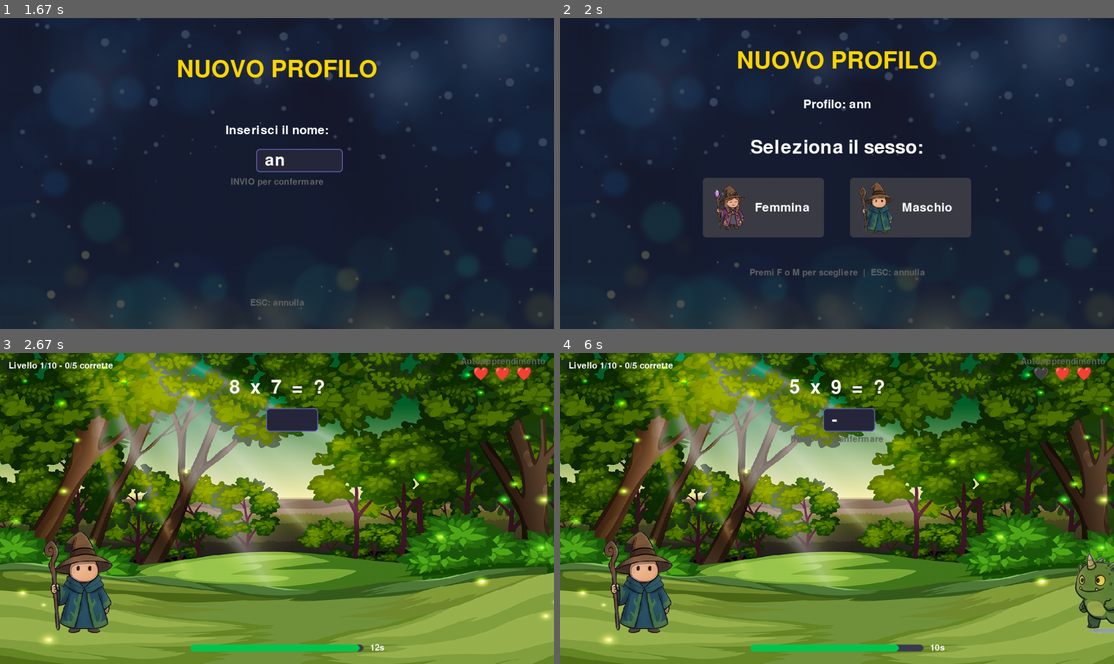
Above: before the commit, frames 1-4 (two rows, left to right).
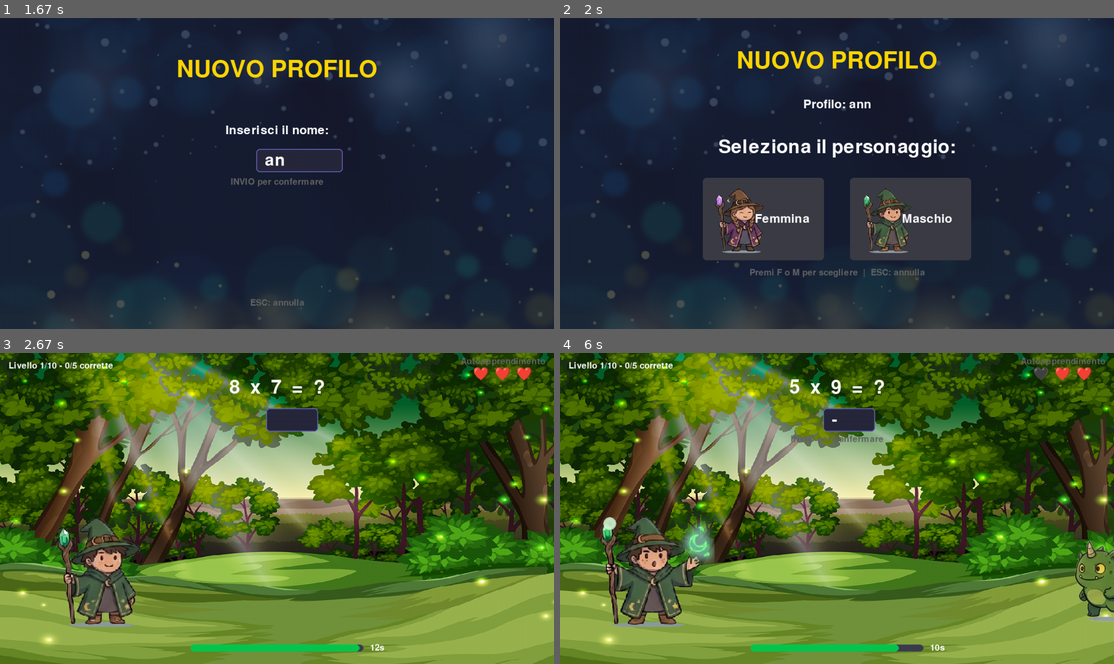
Above: after the commit, the same moments.

Repository: thefactor82/math-wizard
Game: pygame game, started from math-wizard.py
The game is run twice, just before and just after one commit, with the same random seed, the same clock (stepped at 60 frames per second) and the same inputs.
Inputs:
- Up to frame 1 (1.67 s): hold Right 0.33-0.8 s; tap Enter at 0.88 s; hold Up 1.22-1.52 s; type "an" at 1.55 s
- Up to frame 2 (2 s): type "n" at 1.75 s; tap Enter at 1.88 s
- Up to frame 3 (2.67 s): click "Maschio" at 2.1 s; tap Enter at 2.38 s
- Up to frame 4 (6 s): tap 1 at 2.72 s; tap Enter at 3.82, 4.28 s; type "a" at 4.15 s; tap - at 4.55 s; type "r" at 5.95 s

Frame 1 is identical in both runs. In frame 2, 6.7% of the frame differs, in the area x 25-75%, y 38-78%; in frame 3, 4.2%; in frame 4, 5.8%.

Commit message:
player spritesheet: idle/charge/hit/profiles; wand glow (violet/green per gender); bump v0.2.012

Diff:
--- a/math-wizard.py
+++ b/math-wizard.py
@@ -118,7 +118,8 @@
             pass
 
     def aggiorna_char_img(self):
-        self.char_img = self.char_imgs.get(self.config_genere, self.char_imgs["F"])
+        data = self.char_data.get(self.config_genere, self.char_data["F"])
+        self.char_img = data["idle"][0]
         self.char_h = self.char_img.get_height()
 
     def carica_risorse(self):
@@ -130,12 +131,19 @@
         self.bg_options = pygame.transform.scale(bg_opt, (SCREEN_WIDTH, SCREEN_HEIGHT))
 
         pw, ph = 900, 1330
-        self.char_imgs = {
-            "F": pygame.transform.scale(pygame.image.load("graphics/players/playerf.png").convert_alpha(), (160, int(160 / pw * ph))),
-            "M": pygame.transform.scale(pygame.image.load("graphics/players/playerm.png").convert_alpha(), (160, int(160 / pw * ph))),
-        }
-        self.char_img = self.char_imgs["F"]
+        target_w = 160
+        target_h = int(target_w / pw * ph)
+        self.char_data = {}
+        for key, path in [("F", "graphics/players/playerf.png"), ("M", "graphics/players/playerm.png")]:
+            idle_frames = self.carica_spritesheet(path, target_w, 2, row=1, rows=2, cols=4, frame_offset=0, flip_x=False)
+            profile_img = self.carica_spritesheet(path, target_w, 1, row=1, rows=2, cols=4, frame_offset=0, flip_x=False)[0]
+            hit_frame = self.carica_spritesheet(path, target_w, 1, row=1, rows=2, cols=4, frame_offset=3, flip_x=False)[0]
+            charge_frame = self.carica_spritesheet(path, target_w, 1, row=1, rows=2, cols=4, frame_offset=2, flip_x=False)[0]
+            self.char_data[key] = {"idle": idle_frames, "profile": profile_img, "hit": hit_frame, "charge": charge_frame}
+        self.char_img = self.char_data["F"]["idle"][0]
         self.char_h = self.char_img.get_height()
+        self.char_anim_timer = 0
+        self.char_anim_frame = 0
 
         self.monster_frames = self.carica_spritesheet("graphics/monsters/monster1.png", 200, 4, row=0, rows=2, cols=4)
         self.monster_hit_img = self.carica_spritesheet("graphics/monsters/monster1.png", 200, 1, row=1, rows=2, cols=4, frame_offset=3)[0]
@@ -149,9 +157,10 @@
         self.logo = pygame.transform.scale(pygame.image.load("graphics/misc/logo.png").convert_alpha(), (SCREEN_WIDTH, SCREEN_HEIGHT))
         self.gear_img = pygame.image.load("graphics/misc/gear.png").convert_alpha()
 
-    def carica_spritesheet(self, path, target_w, frame_count, row=0, rows=1, cols=None, frame_offset=0):
+    def carica_spritesheet(self, path, target_w, frame_count, row=0, rows=1, cols=None, frame_offset=0, flip_x=True):
         sheet = pygame.image.load(path).convert_alpha()
-        sheet = pygame.transform.flip(sheet, True, False)
+        if flip_x:
+            sheet = pygame.transform.flip(sheet, True, False)
         ncols = cols if cols is not None else frame_count
         fw = sheet.get_width() // ncols
         fh = sheet.get_height() // rows
@@ -179,7 +188,7 @@
         self.config_timeout = TEMPO_LIMITE_DEFAULT
         self.config_genere = "F"
 
-        self.version = "0.2.011"
+        self.version = "0.2.012"
 
         self.profili = []
         self.profilo_corrente = ""
@@ -272,6 +281,7 @@
         self.feedback_timer = 0
         self.zap_timer = 0
         self.zap_reverse = False
+        self.player_hit = False
         self.game_over = False
         self.inizio_domanda = 0
         self.timeout_gestito = False
@@ -390,6 +400,7 @@
         self.mostro_progresso = 0.0
         self.mostro_x = SCREEN_WIDTH + 30
         self.mostro_colpito = False
+        self.player_hit = False
         self.monster_anim_frame = 0
         self.domanda_attiva = True
         self.feedback = None
@@ -945,6 +956,7 @@
                 self.monster_img = self.monster_hit_img
                 self.zap_timer = 12
                 self.zap_reverse = True
+                self.player_hit = True
                 self.blocco_corrente.clear()
                 for _ in range(3):
                     self.coda_rinforzo.append((self.a, self.b))
@@ -958,6 +970,7 @@
             self.monster_img = self.monster_hit_img
             self.zap_timer = 12
             self.zap_reverse = True
+            self.player_hit = True
             self.blocco_corrente.clear()
             for _ in range(3):
                 self.coda_rinforzo.append((self.a, self.b))
@@ -1012,6 +1025,7 @@
         self.monster_img = self.monster_hit_img
         self.zap_timer = 12
         self.zap_reverse = True
+        self.player_hit = True
         self.hit_timer = 12
         if self.vite <= 0:
             self.game_over = True
@@ -1112,19 +1126,19 @@
                 rect = nome_label.get_rect(center=(SCREEN_WIDTH // 2, 200))
                 self.screen.blit(nome_label, rect)
 
-                prompt = self.font_grande.render("Seleziona il sesso:", True, WHITE)
+                prompt = self.font_grande.render("Seleziona il personaggio:", True, WHITE)
                 rect = prompt.get_rect(center=(SCREEN_WIDTH // 2, 300))
                 self.screen.blit(prompt, rect)
 
                 for i, (key, label) in enumerate([("F", "Femmina"), ("M", "Maschio")]):
                     sx = SCREEN_WIDTH // 2 - 310 + i * 340
                     y = 370
-                    img_h = int(80 / 900 * 1330)
+                    prof_img = self.char_data[key]["profile"]
+                    img_h = prof_img.get_height()
                     box_h = max(90, img_h + 20)
                     pygame.draw.rect(self.screen, (60, 60, 70), (sx, y, 280, box_h), border_radius=8)
-                    if self.char_imgs[key]:
-                        img = pygame.transform.scale(self.char_imgs[key], (80, img_h))
-                        self.screen.blit(img, (sx + 20, y + 10))
+                    if prof_img:
+                        self.screen.blit(prof_img, (sx + 2, y + 10))
                     txt = self.font_medio.render(label, True, WHITE)
                     rect = txt.get_rect(midleft=(sx + 120, y + box_h // 2))
                     self.screen.blit(txt, rect)
@@ -1497,10 +1511,35 @@
         else:
             self.screen.blit(self.bg, (0, 0))
 
-        wx = 100 + shake[0]
-        wy = SCREEN_HEIGHT // 2 - self.char_h // 2 + 170 + shake[1]
-        wy_monster = wy + 35
-        self.screen.blit(self.char_img, (wx, wy))
+        wx = 85 + shake[0]
+        data = self.char_data.get(self.config_genere, self.char_data["F"])
+        if self.player_hit:
+            char_img = data["hit"]
+        elif (self.domanda_attiva and self.input_utente) or self.zap_timer > 0:
+            char_img = data["charge"]
+        else:
+            frame_idx = (pygame.time.get_ticks() // 400) % 2
+            char_img = data["idle"][frame_idx]
+        cw, ch = char_img.get_size()
+        char_scale = 1.7
+        scaled_char = pygame.transform.scale(char_img, (int(cw * char_scale), int(ch * char_scale)))
+        base_y = SCREEN_HEIGHT // 2 - scaled_char.get_height() // 2
+        wy = base_y + 140 + shake[1]
+        wy_monster = base_y + 170 + 35
+        self.screen.blit(scaled_char, (wx, wy))
+
+        if self.domanda_attiva and self.input_utente:
+            glow_x, glow_y = wx + 30, wy + 40
+            base_col = (235, 220, 255) if self.config_genere == "F" else (220, 255, 220)
+            t = pygame.time.get_ticks()
+            radius = 12 + int(4 * abs((t % 600) / 300 - 1))
+            for r in range(radius, 0, -3):
+                alpha = max(0, 200 - int(200 * (radius - r) / radius))
+                ratio = (radius - r) / radius
+                col = tuple(max(0, int(c * (1 - ratio * 0.3))) for c in base_col)
+                surf = pygame.Surface((r * 2, r * 2), pygame.SRCALPHA)
+                pygame.draw.circle(surf, (*col, alpha), (r, r), r)
+                self.screen.blit(surf, (glow_x - r, glow_y - r))
 
         if self.mostro_colpito:
             elapsed = pygame.time.get_ticks() - self.mostro_fade_start
@@ -1519,9 +1558,9 @@
             self.screen.blit(self.monster_frames[self.monster_anim_frame], (self.mostro_x + shake[0], wy_monster))
 
         if self.zap_timer > 0:
-            start_x, start_y = wx + 25, wy + 20
+            start_x, start_y = wx + 30, wy + 40
             if self.zap_reverse:
-                end_x, end_y = wx + 80, wy + self.char_h // 2
+                end_x, end_y = wx + scaled_char.get_width() // 2, wy + scaled_char.get_height() // 2
             else:
                 end_x, end_y = self.mostro_x + 100, wy_monster + self.char_h // 2
             mid_x = (start_x + end_x) // 2
Binary file changed: graphics/players/playerf.png
Binary file changed: graphics/players/playerm.png
